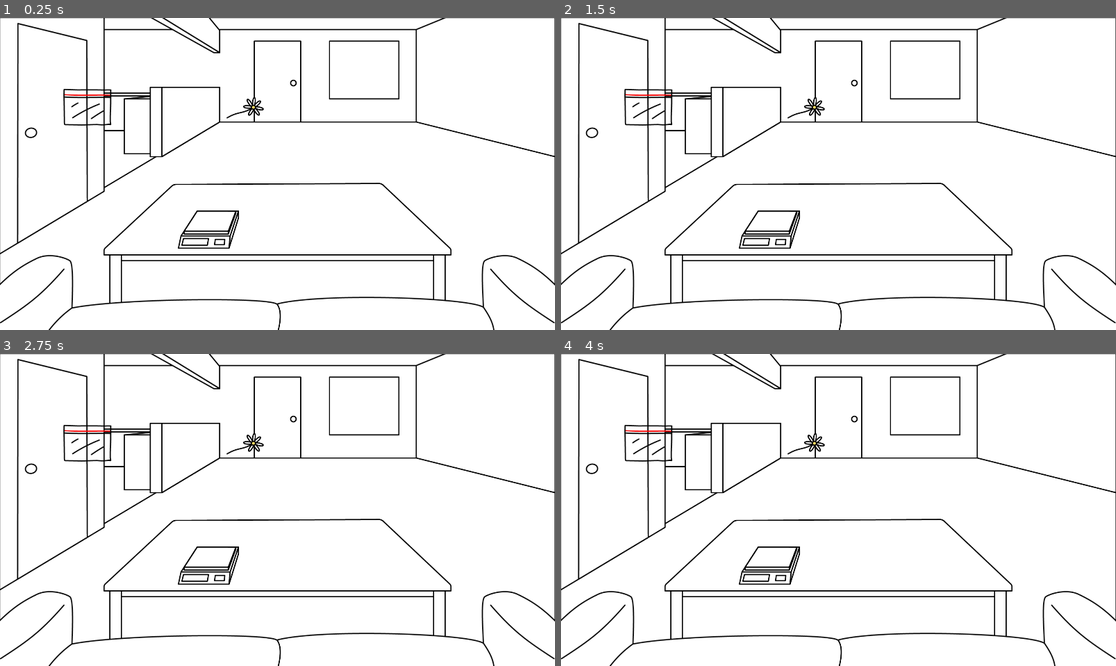
Above: before the commit, frames 1-4 (two rows, left to right).
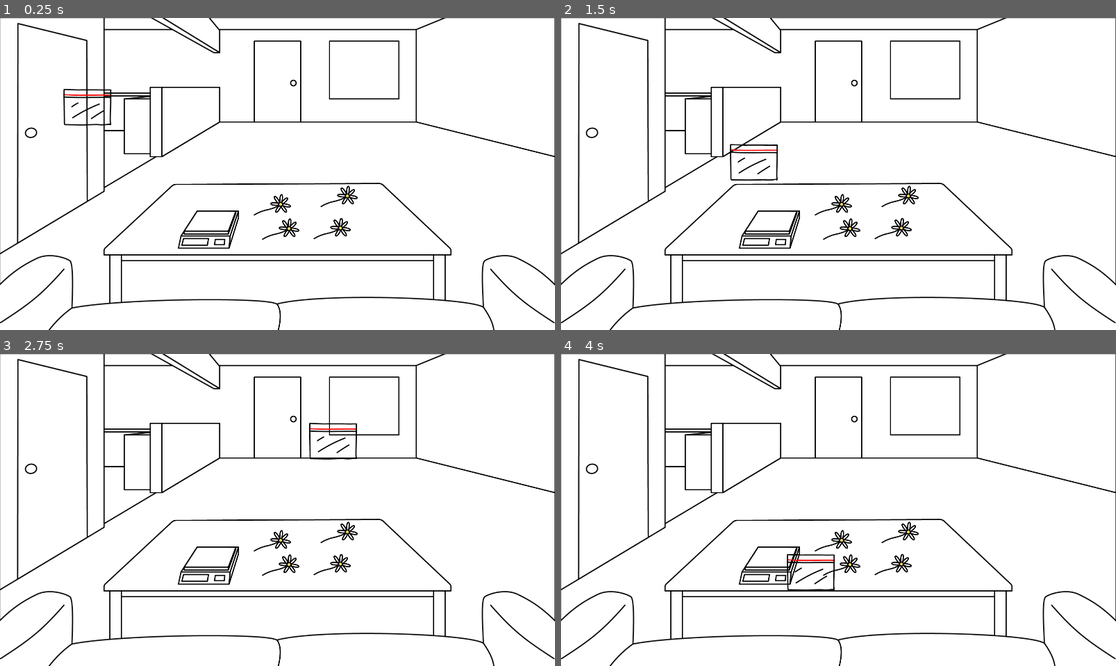
Above: after the commit, the same moments.

Repository: JakeSuraba/Game-Off-2022
Game: Godot game, scene res://scene/Shared.tscn
Two runs of this game, one before a commit and one after it. Both use one fixed random seed, a clock stepped at 60 frames per second and the inputs below.
Inputs (mouse positions are in pixels of both pictures, inside the frame that each line leads up to):
- Up to frame 1 (0.25 s): no input
- Up to frame 2 (1.5 s): tap Enter at 0.5 s; drag from (649, 108) to (805, 108) at 0.52 s; tap Space at 1.25 s; drag from (727, 189) to (805, 108) at 1.27 s
- Up to frame 3 (2.75 s): tap Enter at 2 s; move the mouse to (333, 441) at 2.02 s; click (333, 441) at 2.17 s
- Up to frame 4 (4 s): tap Space at 2.75 s; drag from (810, 572) to (649, 444) at 2.77 s; tap Enter at 3.5 s; move the mouse to (1005, 556) at 3.52 s; click (1005, 556) at 3.67 s

The runs differ from the first frame. In frame 1, 0.7% of the frame differs, in the area x 40-65%, y 25-72%; in frame 2, 1.3%; in frame 3, 1.3%, in the area x 11-65%, y 22-72%; in frame 4, 1.2%.
Error before the commit: Parse Error: Expected identifier as member (res://script/ItemManager.gd:40)

Commit message:
item interaction framework completed

Diff:
--- a/scene/Bag.tscn
+++ b/scene/Bag.tscn
@@ -1,16 +1,17 @@
-[gd_scene load_steps=4 format=2]
+[gd_scene load_steps=5 format=2]
 
 [ext_resource path="res://texture/Bag/Empty bag.png" type="Texture" id=1]
+[ext_resource path="res://texture/Bag/Half bag.png" type="Texture" id=2]
 [ext_resource path="res://script/Bag.gd" type="Script" id=3]
-
-[sub_resource type="RectangleShape2D" id=1]
-extents = Vector2( 84, 63.5 )
+[ext_resource path="res://texture/Bag/Full bag.png" type="Texture" id=4]
 
 [node name="Bag" type="Area2D"]
 script = ExtResource( 3 )
+half_texture = ExtResource( 2 )
+full_texture = ExtResource( 4 )
 
 [node name="Sprite" type="Sprite" parent="."]
 texture = ExtResource( 1 )
 
-[node name="CollisionShape2D" type="CollisionShape2D" parent="."]
-shape = SubResource( 1 )
+[node name="CollisionPolygon2D" type="CollisionPolygon2D" parent="."]
+polygon = PoolVector2Array( -82, 61, 82, 61, 82, -61, -82, -61 )
--- a/scene/Daisy.tscn
+++ b/scene/Daisy.tscn
@@ -1,16 +1,14 @@
-[gd_scene load_steps=4 format=2]
+[gd_scene load_steps=3 format=2]
 
 [ext_resource path="res://texture/Flowers/Daisy.png" type="Texture" id=1]
 [ext_resource path="res://script/Daisy.gd" type="Script" id=2]
 
-[sub_resource type="CircleShape2D" id=1]
-radius = 67.0075
-
 [node name="Daisy" type="Area2D"]
 script = ExtResource( 2 )
 
-[node name="CollisionShape2D" type="CollisionShape2D" parent="."]
-shape = SubResource( 1 )
-
 [node name="Sprite" type="Sprite" parent="."]
 texture = ExtResource( 1 )
+
+[node name="CollisionPolygon2D" type="CollisionPolygon2D" parent="."]
+z_index = 1
+polygon = PoolVector2Array( -67, 29, -5, 10, -7, -5, 6, -31, 32, -38, 54, -25, 65, 5, 49, 27, 12, 27, -1, 17, -64, 39 )
--- a/scene/Shared.tscn
+++ b/scene/Shared.tscn
@@ -12,7 +12,16 @@
 centered = false
 
 [node name="Daisy" parent="." instance=ExtResource( 2 )]
-position = Vector2( 848, 311 )
+position = Vector2( 942, 647 )
+
+[node name="Daisy2" parent="." instance=ExtResource( 2 )]
+position = Vector2( 1149, 729 )
+
+[node name="Daisy3" parent="." instance=ExtResource( 2 )]
+position = Vector2( 1173, 618 )
+
+[node name="Daisy4" parent="." instance=ExtResource( 2 )]
+position = Vector2( 971, 731 )
 
 [node name="Bag" parent="." instance=ExtResource( 1 )]
 position = Vector2( 302, 309 )
--- a/script/Bag.gd
+++ b/script/Bag.gd
@@ -5,16 +5,21 @@
 # Declare member variables here. Examples:
 # var a = 2
 # var b = "text"
+export var half_threshold: float = 5.0
+export var full_threshold: float = 10.0
+
+export var half_texture: Texture
+export var full_texture: Texture
 
 
 func _on_Bag_mouse_entered():
 	print_debug("enter bag")
-	ItemManager.connect("click", self, "pickUp")
+
 	return
 
 func _on_Bag_mouse_exited():
 	print_debug("exit bag")
-	ItemManager.disconnect("click", self, "pickUp")
+
 	return
 
 func pickUp(item):
@@ -23,4 +28,22 @@
 	return
 
 func collectFlower(flower):
-	pass
+	weight += flower.get_weight()
+	# destroy flower
+	if (weight > full_threshold):
+		$Sprite.texture = full_texture
+		# full, dont add more
+	elif weight >= half_threshold:
+		$Sprite.texture = full_texture
+	elif weight > 0:
+		$Sprite.texture = half_texture
+	flower.queue_free()
+
+
+func on_click_no_item():
+	ItemManager.pickUpItem(get_node("."))
+
+func on_click_with_item(item):
+	if item.has_method("get_weight"):
+		ItemManager.dropItem()
+		collectFlower(item)
--- a/script/Daisy.gd
+++ b/script/Daisy.gd
@@ -1,6 +1,6 @@
 extends Node
 
-export var weight: float = 0
+export var weight: float = 2.0
 
 # Declare member variables here. Examples:
 # var a = 2
@@ -8,6 +8,14 @@
 
 func get_weight() -> float:
 	return weight
+
+func on_click_no_item():
+	ItemManager.pickUpItem(get_node("."))
+
+func on_click_with_item(item):
+	if item.has_method("collectFlower"):
+		item.collectFlower(get_node("."))
+	return
 
 # Called when the node enters the scene tree for the first time.
 func _ready():
--- a/script/ItemManager.gd
+++ b/script/ItemManager.gd
@@ -1,12 +1,15 @@
-extends Node
+extends Node2D
 
-signal click(item)
 # Declare member variables here. Examples:
 # var a = 2
 # var b = "text"
+var click_all: bool = false
+var ignore_unclickable: bool = true
+
 var heldItem: Node2D = null
 var lastHovered: Area2D = null
 var mousePos: Vector2
+var hand: Area2D
 
 # Called when the node enters the scene tree for the first time.
 func _ready():
@@ -15,11 +18,21 @@
 		item.connect("")
 
 func _input(event):
-	var space_state = Physics2DDirectSpaceState.get_world_2d().direct_space_state
-	var result = space_state.intersect_point(mousePos)
+	#var space_state = Physics2DDirectSpaceState.get_world_2d().direct_space_state
+	#var result = space_state.intersect_point(mousePos)
 	if (event is InputEventMouseButton and event.button_index == BUTTON_LEFT and event.is_pressed()):
-		emit_signal("click", heldItem)
+		#emit_signal("click", heldItem)
 		print_debug("click")
+
+		var shapes = get_world_2d().direct_space_state.intersect_point(mousePos, 32, [], 0x7FFFFFFF, true, true) # The last 'true' enables Area2D intersections, previous four values are all defaults
+		for shape in shapes:
+			if heldItem != null and shape["collider"].has_method("on_click_with_item"):
+				shape["collider"].on_click_with_item(heldItem)
+				break
+			elif heldItem == null and shape["collider"].has_method("on_click_no_item"):
+				shape["collider"].on_click_no_item()
+				break
+
 	return
 
 
@@ -27,27 +40,26 @@
 #func _process(delta):
 #	pass
 
-func setHeldItem(item: Node2D):
+func pickUpItem(item: Node2D):
+	# first try to drop any held item
+	dropItem()
+
+	item.get_node("CollisionPolygon2D").set_disabled(true)
 	heldItem = item
 	return
 
-func setItemPosition(item: Node2D, pos: Vector2):
-	item.position = pos;
+func dropItem():
+	if heldItem != null:
+		heldItem.position = mousePos
+		heldItem.get_node("CollisionPolygon2D").set_disabled(false)
+		heldItem = null
+		return
 
 func getAreaAtPos(pos: Vector2):
 	var space_state = Physics2DDirectSpaceState.get_world_2d().direct_space_state
 	var result = space_state.intersect_point(pos)
-	result.
 
 func _process(delta):
 	mousePos = get_viewport().get_mouse_position()
 	if heldItem != null:
 		heldItem.position = mousePos
-
-func removeAllSignals():
-	var signals = get_signal_list()
-	for s in signals:
-		var connections = get_signal_connection_list(s.name)
-		for c in connections:
-			disconnect(c.signal, c.target, c.method)
-	return
--- a/script/Table.gd
+++ b/script/Table.gd
@@ -12,18 +12,6 @@
 func _process(delta):
 	pass
 
-func placeItem(item: Node2D):
-	if ItemManager.heldItem != null:
-		print_debug("placing item")
-		ItemManager.heldItem = null
+func on_click_with_item(item):
+	ItemManager.dropItem()
 	return
-
-func _on_Table_mouse_entered():
-	print_debug("enter table")
-	ItemManager.connect("click", self, "placeItem")
-	return
-
-func _on_Table_mouse_exited():
-	print_debug("exit table")
-	ItemManager.disconnect("click", self, "placeItem")
-	return
